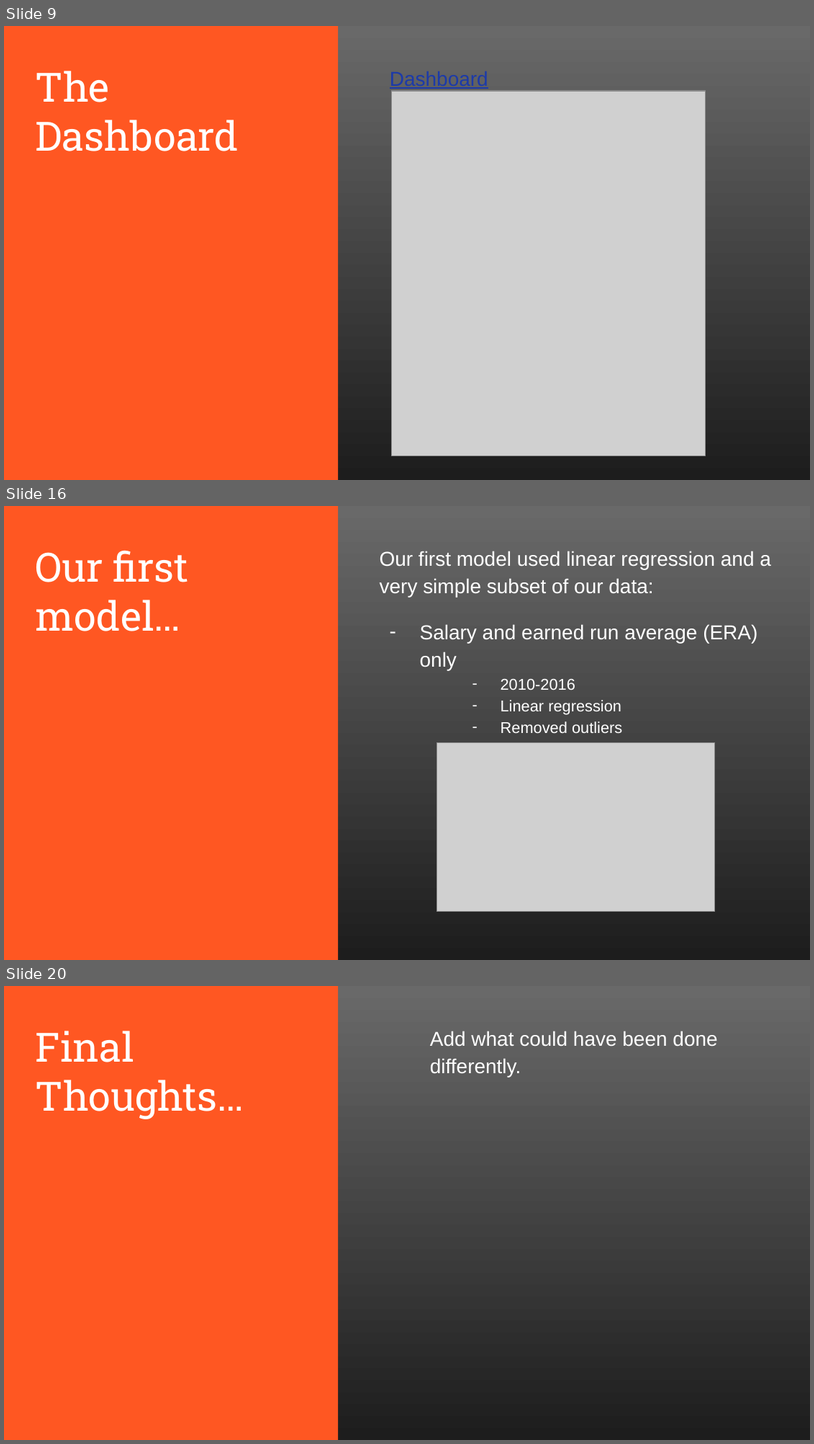
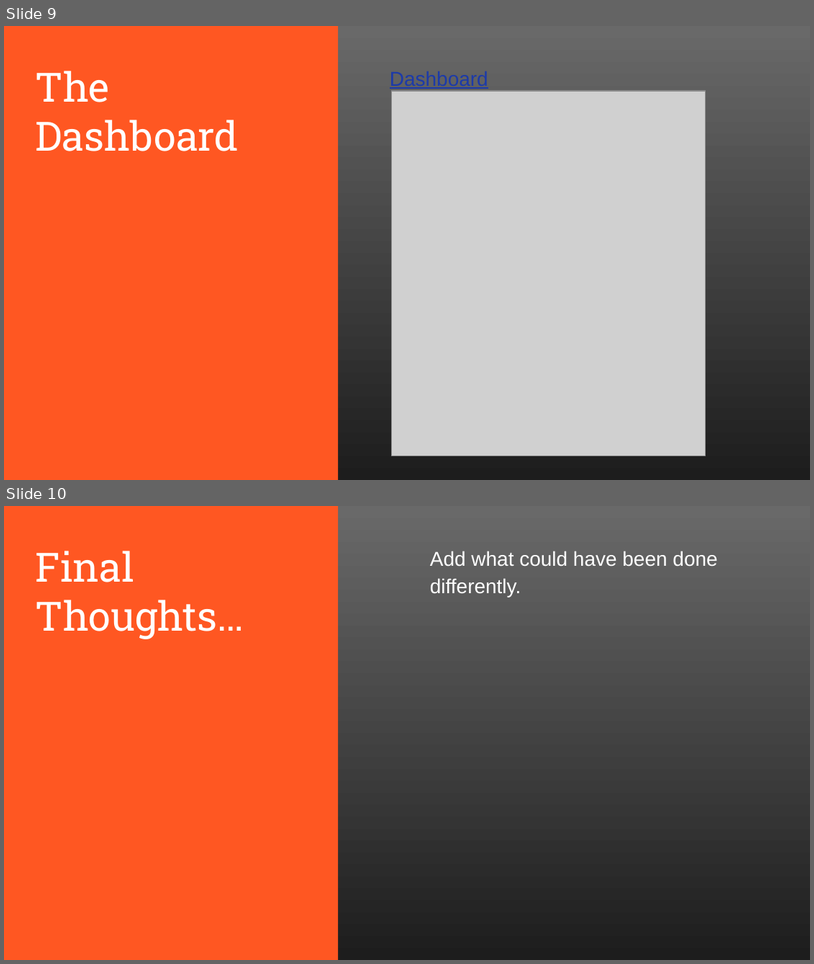
Before and after one commit to Jenny16x/TeamSix, a slide deck: Module_20_Segment2.pptx. Shown one above the other, each under a label of ours: slides 9, 16 and 20 before the commit, slides 9 and 10 after it; the slides between them are not shown. The pictures are 814x1444 and 814x964 pixels, drawn with LibreOffice and Linux fonts; fonts in the diff are those of the drawing; grey boxes stand for pictures. Boxes give left, top, right and bottom in pixels: in the first picture for what was removed or moved away, otherwise in the second. Text is boxed around its words. In the diff, an @@ line names an element or a change of style, - is before the commit and + after.

```diff
--- a/Module_20_Segment2.pptx
+++ b/Module_20_Segment2.pptx
@@ slide 16 removed at (4,506,810,960), background #FFFFFF; not listed: 2 template elements that a slide beside it also shows @@
@@ title removed at (36,550,189,631) @@
-Our first model…
@@ text removed at (380,551,772,733) @@
-Our first model used linear regression and a very simple subset of our data:
-– Salary and earned run average (ERA) only
-  – 2010-2016
-  – Linear regression
-  – Removed outliers
@@ picture removed at (437,742,715,911) @@
@@ what was slide 20 is now slide 10 @@
```
Also in this commit, not shown: 9 other slides removed.
